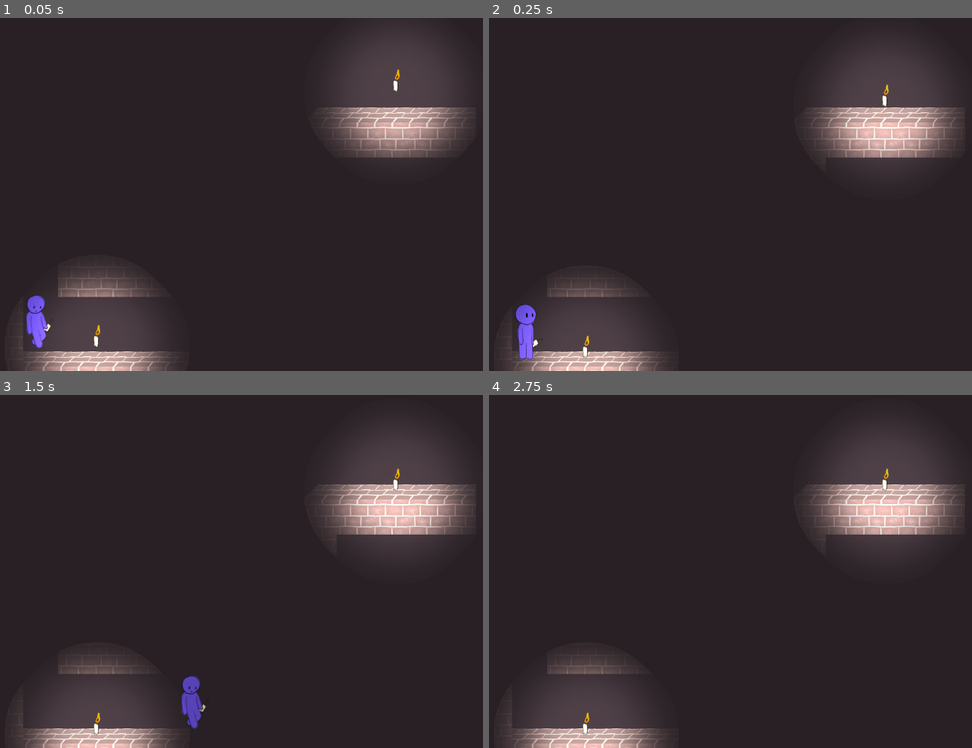
Above: before the commit, frames 1-4 (two rows, left to right).
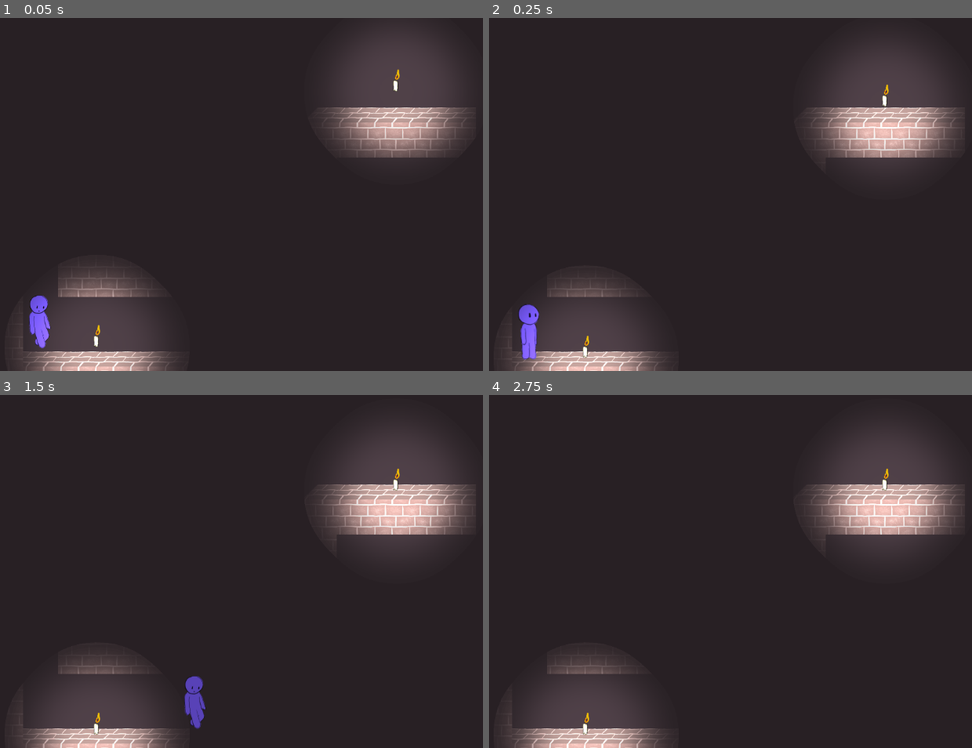
Above: after the commit, the same moments.

Repository: isaacwkm/csgd-capstone-project
Game: Godot game, scene res://scenes/world.tscn
Two runs of this game, one before a commit and one after it. Both use one fixed random seed, a clock stepped at 60 frames per second and the inputs below.
Inputs:
- Up to frame 1 (0.05 s): no input
- Up to frame 2 (0.25 s): no input
- Up to frame 3 (1.5 s): hold D (move_right) from 0.53 s (still down); tap R (break_candle) at 0.6 s; tap Space (jump) at 0.77, 0.8, 1.07, 1.35 s
- Up to frame 4 (2.75 s): tap Space (jump) at 1.52, 1.82, 2.3 s; tap R (break_candle) at 1.55, 2.1 s; release D (move_right) at 2.03 s; hold A (move_left) from 2.03 s (still down)

The runs differ from the first frame. In frame 1, 0.3% of the frame differs, in the area x 5-11%, y 78-94%; in frame 2, 0.3%, in the area x 5-11%, y 81-97%; in frame 3, 0.3%; in frame 4, nothing differs.

Commit message:
Rename property hasCandle to hasOwnCandle to reflect that it indicates whether the player character is carrying the candle drawn onto their sprite, not whether they are carrying any candle at all. Change logic of how hasCandle is used accordingly.

Diff:
--- a/objects/player_character.gd
+++ b/objects/player_character.gd
@@ -5,12 +5,13 @@
 
 # Preload the candle scene
 @export var candle_scene: PackedScene = preload("res://objects/candle.tscn")
+@export var candle_init_scale: float = 1.0
 
 const SPEED = 300.0
 const JUMP_VELOCITY = -400.0
 const GRAVITY = 980.0  # Define gravity here
 
-var hasCandle = true
+var hasOwnCandle = false
 var current_animation = ""  # Track the current animation
 var facingRight = true
 var heldItem: CarriableItem = null
@@ -25,11 +26,17 @@
 	if Input.is_action_pressed("move_left"):
 		direction -= 1
 		facingRight = false
-		update_animation("walk_left" if hasCandle else "walk_left_no_candle")
+		update_animation(
+			"walk_left" if hasOwnCandle
+			else "walk_left_no_candle"
+		)
 	elif Input.is_action_pressed("move_right"):
 		direction += 1
 		facingRight = true
-		update_animation("walk_right" if hasCandle else "walk_right_no_candle")
+		update_animation(
+			"walk_right" if hasOwnCandle
+			else "walk_right_no_candle"
+		)
 
 	# Set velocity based on direction
 	velocity.x = direction * SPEED
@@ -44,21 +51,39 @@
 	if not is_on_floor():
 		if facingRight:  # Moving right
 			if velocity.y < 0:  # Ascending
-				update_animation("jump_right" if hasCandle else "jump_right_no_candle")
+				update_animation(
+					"jump_right" if hasOwnCandle
+					else "jump_right_no_candle"
+				)
 			elif velocity.y > 0:  # Descending
-				update_animation("fall_right" if hasCandle else "fall_right_no_candle")
+				update_animation(
+					"fall_right" if hasOwnCandle
+					else "fall_right_no_candle"
+				)
 		else:  # Moving left
 			if velocity.y < 0:  # Ascending
-				update_animation("jump_left" if hasCandle else "jump_left_no_candle")
+				update_animation(
+					"jump_left" if hasOwnCandle
+					else "jump_left_no_candle"
+				)
 			elif velocity.y > 0:  # Descending
-				update_animation("fall_left" if hasCandle else "fall_left_no_candle")
+				update_animation(
+					"fall_left" if hasOwnCandle
+					else "fall_left_no_candle"
+				)
 
 	# Stop animation when velocity is zero
 	if velocity.x == 0 and velocity.y == 0:
 		if facingRight:
-			update_animation("stand_right" if hasCandle else "stand_right_no_candle")
+			update_animation(
+				"stand_right" if hasOwnCandle
+				else "stand_right_no_candle"
+			)
 		else:
-			update_animation("stand_left" if hasCandle else "stand_left_no_candle")
+			update_animation(
+				"stand_left" if hasOwnCandle
+				else "stand_left_no_candle"
+			)
 		_animated_sprite.stop()
 		current_animation = ""
 
@@ -72,18 +97,22 @@
 
 # Spawn a new candle when "Q" is pressed
 func _process(_delta: float) -> void:
-	if Input.is_action_just_pressed("break_candle") and hasCandle:
+	if Input.is_action_just_pressed("break_candle") and (
+		hasOwnCandle or (heldItem is Candle)
+	):
 		_spawn_candle()
 
 # Function to spawn a new candle
 func _spawn_candle() -> void:
-	if heldItem:
+	if hasOwnCandle or (heldItem is Candle):
 		# resize held candle
-		heldItem.initialize(0.5)
+		if heldItem is Candle: heldItem.initialize(0.5)
 
 		# spawn a new candle and resize it to the held candle's scale
 		var new_candle = candle_scene.instantiate() as CarriableItem
 		new_candle.global_position = global_position + Vector2(50, 0) # change position if needed
-		new_candle.initialize(0.5)
 		get_parent().add_child(new_candle)
-		new_candle._set_scale(heldItem._get_scale())
+		new_candle._set_scale(
+			heldItem._get_scale() if heldItem is Candle
+			else candle_init_scale
+		)
